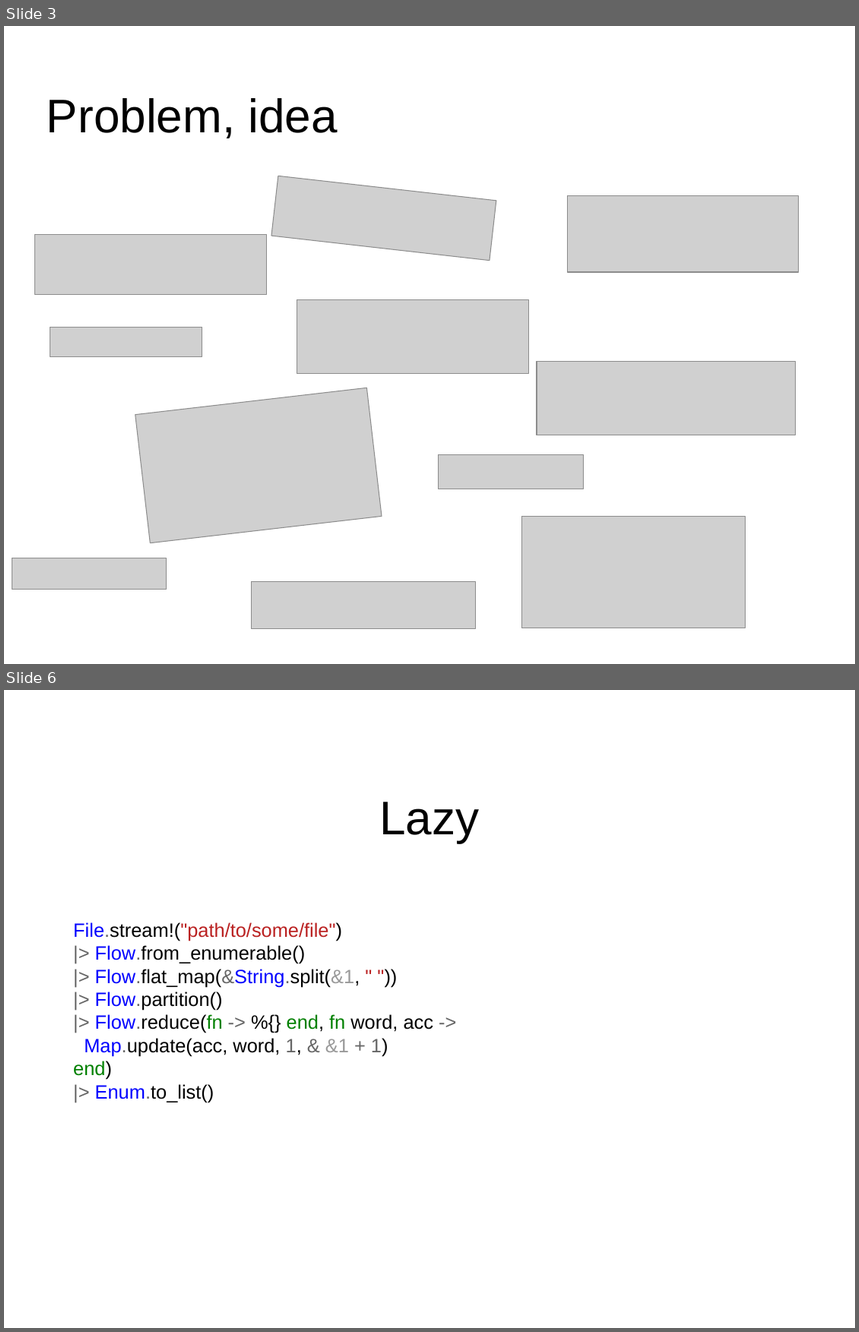
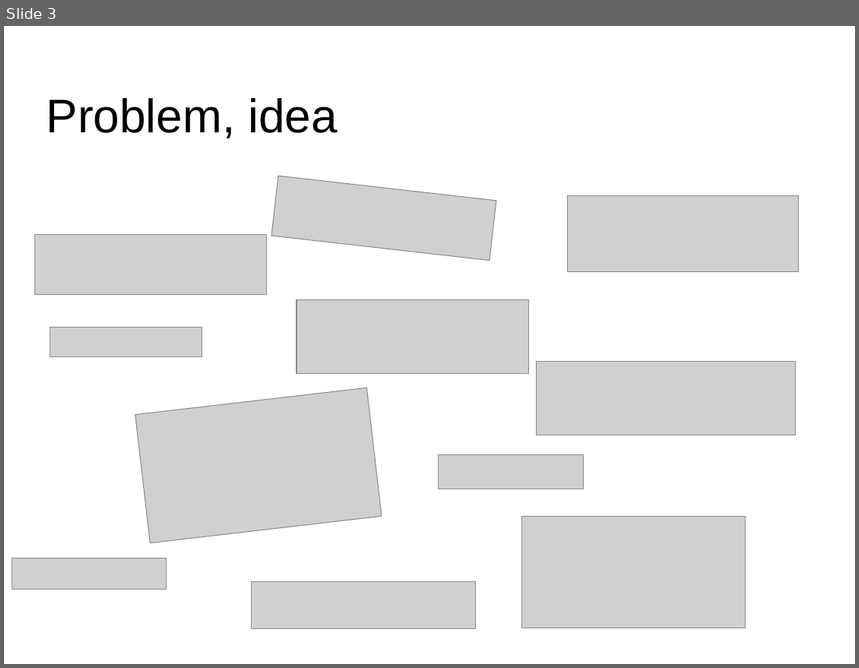
Before and after one commit to zemiret/elixir-mess, a slide deck: docs/presentation/Antoni_Mleczko.Jacek_Gosztyla.odp. Shown one above the other, each under a label of ours: slides 3 and 6 before the commit, slide 3 after it; the slides between them are not shown. The pictures are 859x1332 and 859x668 pixels, drawn with LibreOffice and Linux fonts; fonts in the diff are those of the drawing; grey boxes stand for pictures; background and template pictures are left out. Boxes give left, top, right and bottom in pixels: in the first picture for what was removed or moved away, otherwise in the second. Text is boxed around its words. In the diff, an @@ line names an element or a change of style, - is before the commit and + after.

```diff
--- a/docs/presentation/Antoni_Mleczko.Jacek_Gosztyla.odp
+++ b/docs/presentation/Antoni_Mleczko.Jacek_Gosztyla.odp
@@ slide 6 removed at <box>4,690,855,1328</box>, background #FFFFFF @@
@@ title removed at <box>379,802,479,844</box> @@
-Lazy
@@ text removed at <box>73,923,434,1103</box> @@
-File.stream!("path/to/some/file")
-|> Flow.from_enumerable()
-|> Flow.flat_map(&String.split(&1, " "))
-|> Flow.partition()
-|> Flow.reduce(fn -> %{} end, fn word, acc ->
-Map.update(acc, word, 1, & &1 + 1)
-end)
-|> Enum.to_list()
```
Also in this commit, not shown: 4 slides changed, 1 slide added.
